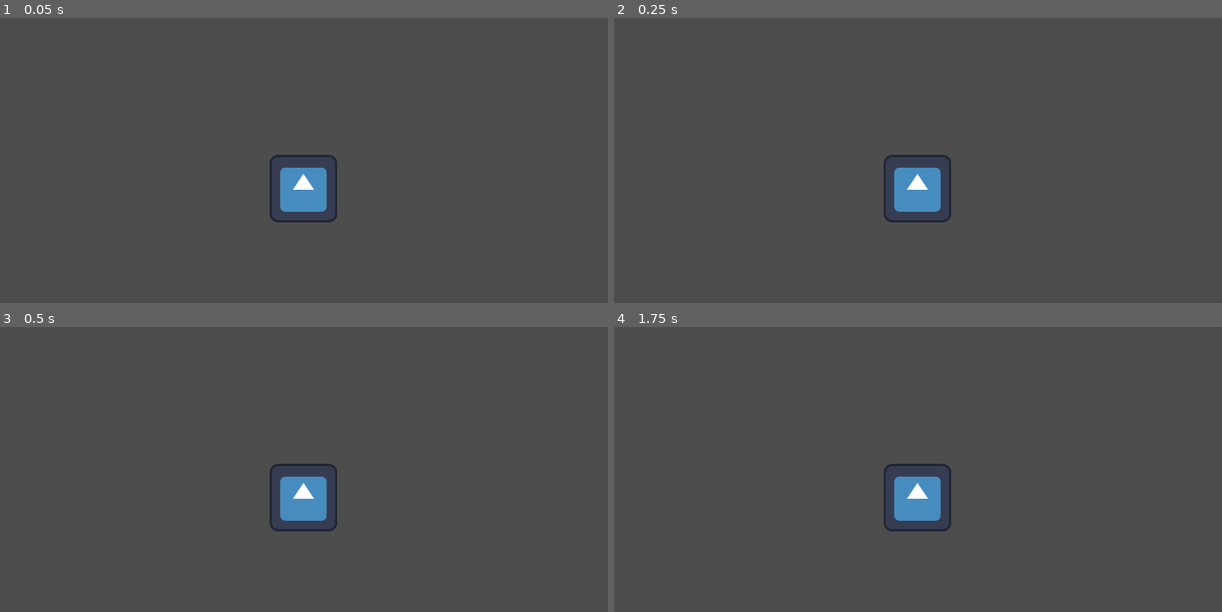
Above: before the commit, frames 1-4 (two rows, left to right).
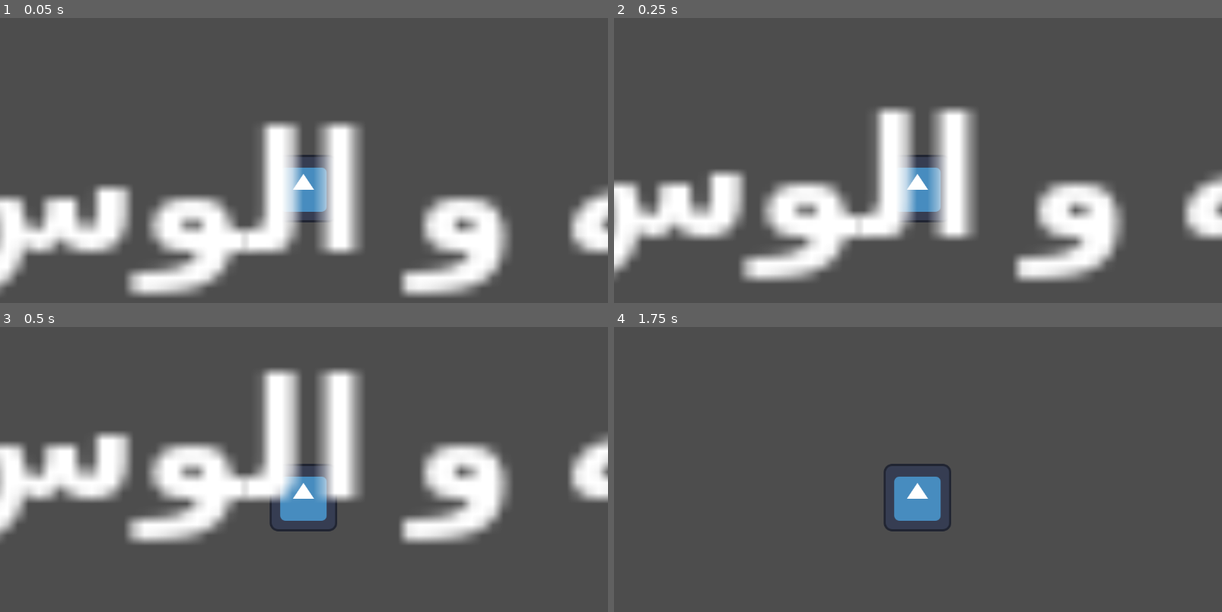
Above: after the commit, the same moments.

Repository: Rinadzz/TTTU
Game: Godot game, scene res://node_2d.tscn
Two runs of this game, one before a commit and one after it. Both use one fixed random seed, a clock stepped at 60 frames per second and the inputs below. The engine's default icon, where the game draws it, is replaced by a stand-in: a white triangle on a blue panel in a dark square.
Inputs:
- Up to frame 1 (0.05 s): no input
- Up to frame 2 (0.25 s): no input
- Up to frame 3 (0.5 s): no input
- Up to frame 4 (1.75 s): tap Enter (ui_accept) at 0.5, 0.77, 1.52 s; hold Right (ui_right) from 0.53 s (still down)

The runs differ from the first frame. In frame 1, 22% of the frame differs, in the area x 0-100%, y 36-98%; in frame 2, 22%; in frame 3, 22%, in the area x 0-100%, y 14-77%; in frame 4, nothing differs.

Commit message:
Update node_2d.tscn

Diff:
--- a/node_2d.tscn
+++ b/node_2d.tscn
@@ -21,3 +21,12 @@
 debug_color = Color(3.00817e-08, 0.0636552, 0.0817705, 0.42)
 
 [node name="Camera2D" type="Camera2D" parent="CharacterBody2D/CollisionShape2D"]
+
+[node name="RichTextLabel" type="RichTextLabel" parent="."]
+offset_left = -351.0
+offset_top = 4.0
+offset_right = 487.78
+offset_bottom = 249.0
+scale = Vector2(20, 20)
+text = "الله و الوس
+"
